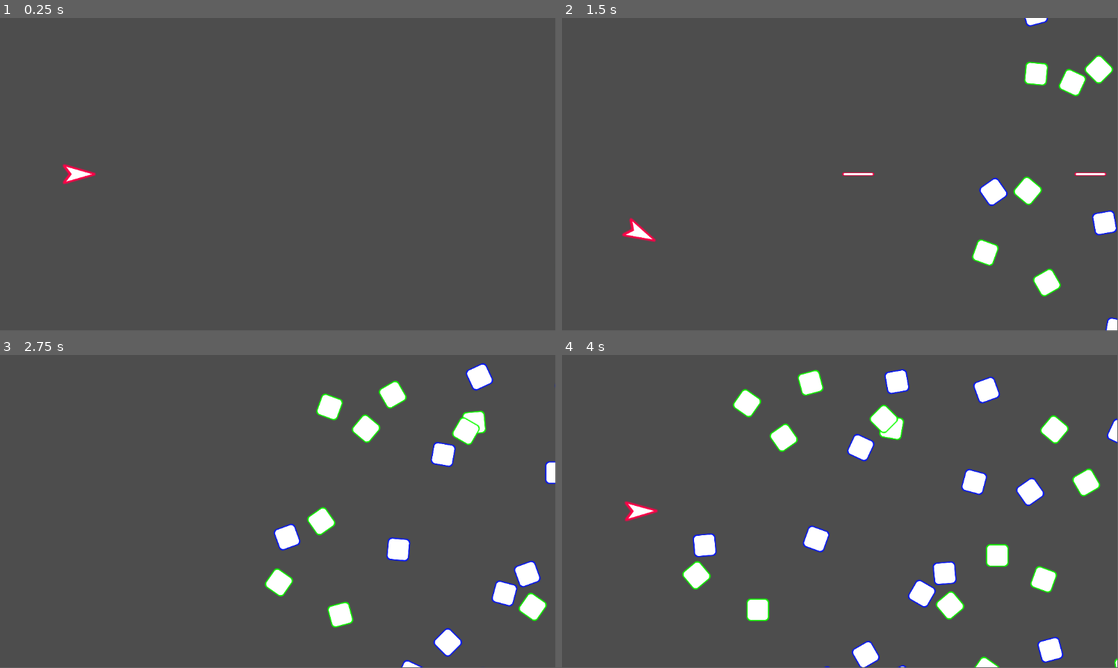
Above: before the commit, frames 1-4 (two rows, left to right).
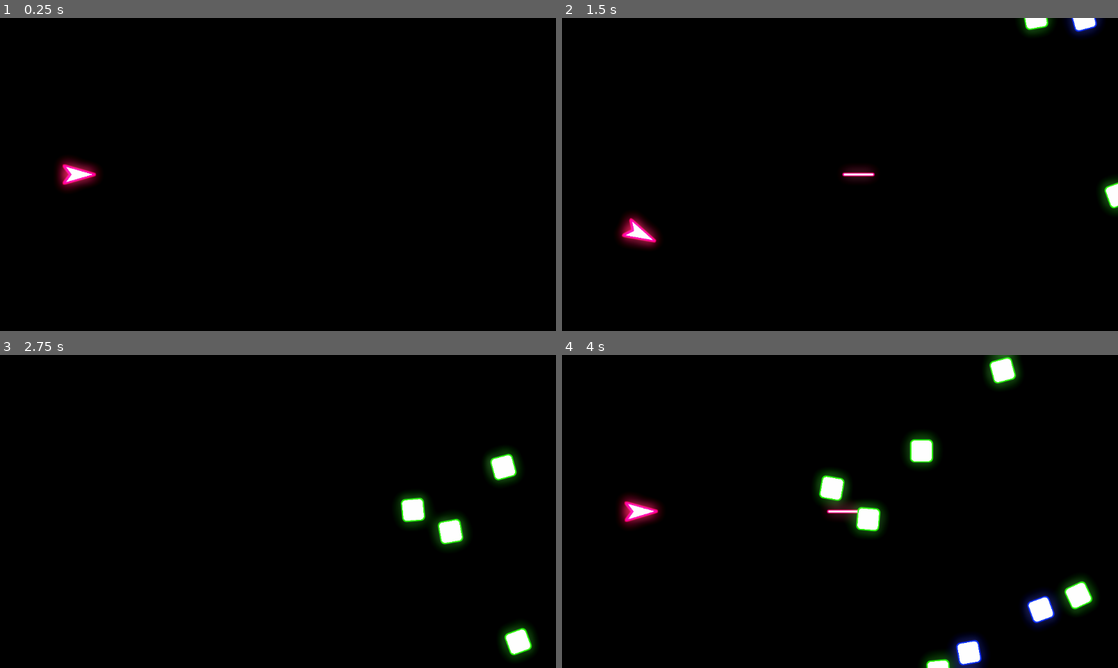
Above: after the commit, the same moments.

Repository: MUmarShahbaz/Signal
Game: Godot game, scene res://components/game/game.tscn
Two runs of this game, one before a commit and one after it. Both use one fixed random seed, a clock stepped at 60 frames per second and the inputs below.
Inputs:
- Up to frame 1 (0.25 s): no input
- Up to frame 2 (1.5 s): tap Enter at 0.5 s; hold Right 0.53-1.28 s; tap Alt at 0.6 s; hold Down (down) from 1.28 s (still down); tap Shift at 1.35 s
- Up to frame 3 (2.75 s): release Down (down) at 2.03 s; hold Right from 2.03 s (still down); tap Alt at 2.1 s
- Up to frame 4 (4 s): release Right at 2.78 s; hold Up (up) 2.78-3.53 s; tap Shift at 2.85 s; hold Left from 3.53 s (still down); tap Alt at 3.6 s
The window is 799x449 before the commit and 800x450 after it. Grey fills any space a smaller window leaves; there, only what the larger window draws over its background counts as a difference.

The runs differ from the first frame. In frame 1, 100% of the frame differs, in the area x 0-100%, y 0-100%; in frame 2, 100%; in frame 3, 100%; in frame 4, 100%.

Commit message:
Added Glow Fx

Diff:
--- a/components/game/game.tscn
+++ b/components/game/game.tscn
@@ -7,19 +7,28 @@
 [sub_resource type="RectangleShape2D" id="RectangleShape2D_8im3q"]
 size = Vector2(156, 1271.5)
 
+[sub_resource type="Environment" id="Environment_k2e6f"]
+background_mode = 3
+glow_enabled = true
+glow_intensity = 1.14
+glow_hdr_scale = 0.0
+
 [node name="Game" type="Node2D"]
 
-[node name="Spwaner" parent="." node_paths=PackedStringArray("region") instance=ExtResource("1_8im3q")]
+[node name="Virus Spawner" parent="." node_paths=PackedStringArray("region") instance=ExtResource("1_8im3q")]
 position = Vector2(1780, 0)
 item = ExtResource("2_hp45u")
-region = NodePath("CollisionShape2D")
-interval = 0.1
+region = NodePath("Spawn Area")
+interval = 0.3
 
-[node name="CollisionShape2D" type="CollisionShape2D" parent="Spwaner"]
+[node name="Spawn Area" type="CollisionShape2D" parent="Virus Spawner"]
 shape = SubResource("RectangleShape2D_8im3q")
 
-[node name="Camera2D" type="Camera2D" parent="."]
+[node name="Camera" type="Camera2D" parent="."]
 offset = Vector2(700, 0)
 zoom = Vector2(0.6, 0.6)
 
 [node name="Player" parent="." instance=ExtResource("2_k2e6f")]
+
+[node name="WorldEnvironment" type="WorldEnvironment" parent="."]
+environment = SubResource("Environment_k2e6f")
--- /dev/null
+++ b/components/hacker/hacker.tscn
@@ -0,0 +1,5 @@
+[gd_scene format=3 uid="uid://2nvbg06tu8od"]
+
+[node name="Hacker" type="CharacterBody2D"]
+
+[node name="Sprite" type="Sprite2D" parent="."]
--- a/components/player/player.tscn
+++ b/components/player/player.tscn
@@ -1,8 +1,9 @@
-[gd_scene load_steps=18 format=3 uid="uid://buyxmhmvc54s8"]
+[gd_scene load_steps=19 format=3 uid="uid://buyxmhmvc54s8"]
 
 [ext_resource type="Script" uid="uid://onejl0gnfp82" path="res://components/player/player.gd" id="1_kfe3d"]
 [ext_resource type="Texture2D" uid="uid://mnlk88j12agc" path="res://components/player/sprite.png" id="1_t3162"]
 [ext_resource type="PackedScene" uid="uid://dgamo7bet13wv" path="res://components/projectile_launcher/projectile_launcher.tscn" id="3_ph1f6"]
+[ext_resource type="Material" uid="uid://b7hsxg70gkk5q" path="res://components/shader/halo.tres" id="4_mpawu"]
 [ext_resource type="PackedScene" uid="uid://co8tdeoa5i11i" path="res://components/shot/shot1.tscn" id="4_wa6cj"]
 
 [sub_resource type="Animation" id="Animation_kfe3d"]
@@ -139,7 +140,7 @@
 graph_offset = Vector2(0, -46.6176)
 
 [node name="Player" type="CharacterBody2D" groups=["player"]]
-z_index = 1
+z_index = 2
 collision_layer = 2
 script = ExtResource("1_kfe3d")
 
@@ -149,6 +150,7 @@
 offset = Vector2(30, 0)
 
 [node name="sprite" type="Sprite2D" parent="."]
+material = ExtResource("4_mpawu")
 rotation = 1.5708
 texture = ExtResource("1_t3162")
 offset = Vector2(0, -14)
@@ -164,4 +166,5 @@
 parameters/Move/blend_position = -0.00215054
 
 [node name="collider" type="CollisionPolygon2D" parent="."]
+visible = false
 polygon = PackedVector2Array(-12, 0, -32, 26, 59, 0, -32, -26)
--- /dev/null
+++ b/components/shader/halo.tres
@@ -0,0 +1,19 @@
+[gd_resource type="ShaderMaterial" load_steps=2 format=3 uid="uid://b7hsxg70gkk5q"]
+
+[sub_resource type="Shader" id="Shader_wa6cj"]
+code = "shader_type canvas_item;
+
+uniform vec4 white_threshold = vec4(0.9, 0.9, 0.9, 0.9);
+uniform float multiplier = 2.0;
+
+void fragment() {
+	vec4 my_tex = texture(TEXTURE, UV);
+	if (!(my_tex.r > white_threshold.r && my_tex.g > white_threshold.g && my_tex.b > white_threshold.b && my_tex.a > white_threshold.a)) {
+		COLOR = my_tex * multiplier;
+	}
+}"
+
+[resource]
+shader = SubResource("Shader_wa6cj")
+shader_parameter/white_threshold = Vector4(0.9, 0.9, 0.9, 0.9)
+shader_parameter/multiplier = 1.5
--- a/components/shot/shot1.tscn
+++ b/components/shot/shot1.tscn
@@ -1,7 +1,8 @@
-[gd_scene load_steps=4 format=3 uid="uid://co8tdeoa5i11i"]
+[gd_scene load_steps=5 format=3 uid="uid://co8tdeoa5i11i"]
 
 [ext_resource type="Script" uid="uid://cj446bk688tlo" path="res://components/shot/shot.gd" id="1_f2hnp"]
 [ext_resource type="Texture2D" uid="uid://d04aqg2nl8q8t" path="res://components/shot/sprite1.png" id="2_cxajf"]
+[ext_resource type="Material" uid="uid://b7hsxg70gkk5q" path="res://components/shader/halo.tres" id="2_fuufa"]
 
 [sub_resource type="CapsuleShape2D" id="CapsuleShape2D_f2hnp"]
 radius = 5.0
@@ -15,6 +16,7 @@
 metadata/_custom_type_script = "uid://cj446bk688tlo"
 
 [node name="Sprite2D" type="Sprite2D" parent="."]
+material = ExtResource("2_fuufa")
 texture = ExtResource("2_cxajf")
 
 [node name="CollisionShape2D" type="CollisionShape2D" parent="."]
--- a/components/virus/virus.tscn
+++ b/components/virus/virus.tscn
@@ -1,6 +1,7 @@
-[gd_scene load_steps=8 format=3 uid="uid://cdiso1u0bxxtg"]
+[gd_scene load_steps=9 format=3 uid="uid://cdiso1u0bxxtg"]
 
 [ext_resource type="Texture2D" uid="uid://h3bh05sre1u8" path="res://components/virus/sprite1.png" id="1_4atth"]
+[ext_resource type="Material" uid="uid://b7hsxg70gkk5q" path="res://components/shader/halo.tres" id="1_hgm0u"]
 [ext_resource type="Script" uid="uid://c8tdh4ykaj38q" path="res://components/virus/virus.gd" id="1_humf0"]
 
 [sub_resource type="CircleShape2D" id="CircleShape2D_hgm0u"]
@@ -47,15 +48,16 @@
 radius = 35.0571
 
 [node name="Virus" type="CharacterBody2D"]
+z_index = 1
 collision_layer = 4
 script = ExtResource("1_humf0")
-max_angle = 0.09
 
 [node name="dum" type="CollisionShape2D" parent="."]
 shape = SubResource("CircleShape2D_hgm0u")
 disabled = true
 
 [node name="Sprite2D" type="Sprite2D" parent="."]
+material = ExtResource("1_hgm0u")
 texture = ExtResource("1_4atth")
 
 [node name="AnimationPlayer" type="AnimationPlayer" parent="."]
--- a/project.godot
+++ b/project.godot
@@ -13,6 +13,11 @@
 config/name="Signal"
 run/main_scene="uid://c7vr34q41akig"
 config/features=PackedStringArray("4.4", "GL Compatibility")
+
+[display]
+
+window/stretch/mode="viewport"
+window/stretch/aspect="expand"
 
 [editor_plugins]
 
@@ -41,3 +46,5 @@
 
 renderer/rendering_method="gl_compatibility"
 renderer/rendering_method.mobile="gl_compatibility"
+viewport/hdr_2d=true
+environment/defaults/default_clear_color=Color(0, 0, 0, 1)
Not shown: 1 places in components/game/game.tscn that only renumber resources
